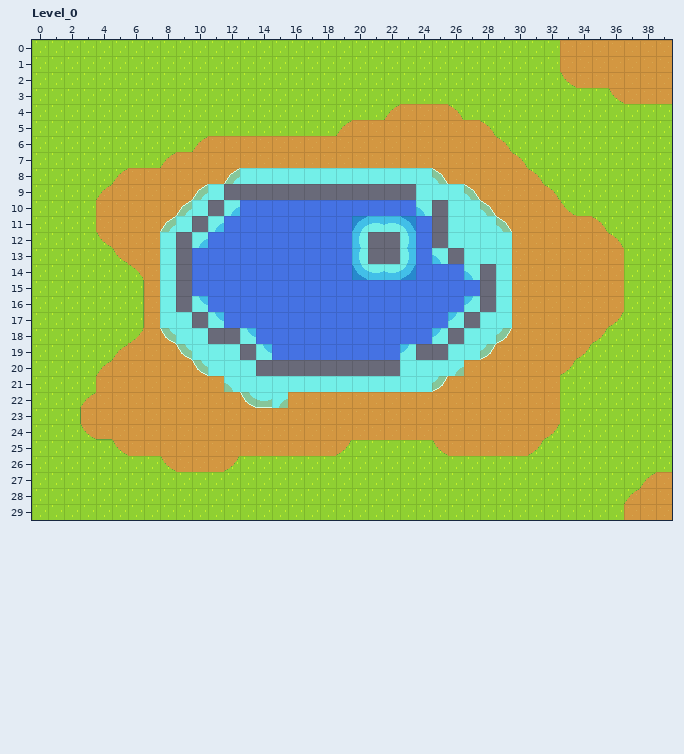
LDtk project: assets/world.ldtk. Above, as it was before the edit.
Cells are 16x16 px. Shown: Level_0 x 0..39, y 0..29.
Now the later version:
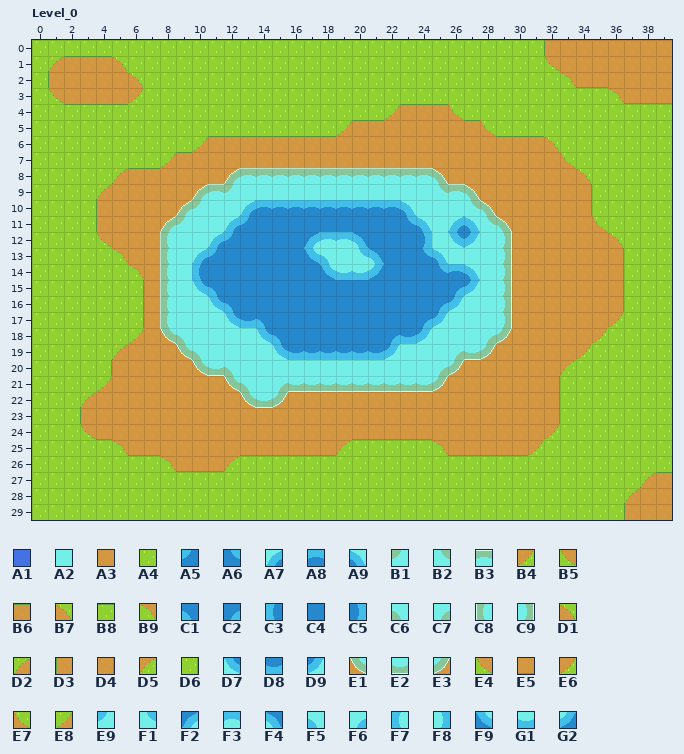
Key: from "TestTiles": A1 1, A2 2, A3 3, A4 4, A5 20, A6 21, A7 22, A8 23, A9 24, B1 25, B2 26, B3 28, B4 30, B5 31, B6 33, B7 34, B8 38, B9 39, C1 40, C2 41, C3 42, C4 43, C5 44, C6 45, C7 46, C8 47, C9 49, D1 50, D2 51, D3 52, D4 54, D5 56, D6 59, D7 62, D8 63, D9 64, E1 67, E2 68, E3 69, E4 72, E5 73, E6 74, E7 77, E8 79, E9 80, F1 81, F2 82, F3 83, F4 84, F5 100, F6 101, F7 102, F8 104, F9 122, G1 123, G2 124.
__ is an empty cell.
Tiles replaced or removed in this view: A1, A2, A3, A4, B4, B7, C6, C7, D1, D2, E4, E6, E7, E9, F1, F2, F3, F4, F5, F6, F7, F8, F9, G1, G2.
From old to new:
Changed rows in their new state; .. is an unchanged cell.
Layer "Terrain":
first column x 1:
 0 .. .. .. .. .. .. .. .. .. .. .. .. .. .. .. .. .. .. .. .. .. .. .. .. .. .. .. .. .. .. .. D3 .. .. .. .. .. .. ..
 1 D2 B6 B6 B6 D1 .. .. .. .. .. .. .. .. .. .. .. .. .. .. .. .. .. .. .. .. .. .. .. .. .. .. E4 .. .. .. .. .. .. ..
 2 D3 A3 A3 A3 A3 B7 .. .. .. .. .. .. .. .. .. .. .. .. .. .. .. .. .. .. .. .. .. .. .. .. .. .. B9 E5 E5 .. .. .. ..
 3 B5 A3 A3 A3 A3 B4 .. .. .. .. .. .. .. .. .. .. .. .. .. .. .. .. .. .. .. .. .. .. .. .. .. .. .. .. .. B9 E5 E5 E5
 4 .. B8 B8 B8 B8 .. .. .. .. .. .. .. .. .. .. .. .. .. .. .. .. E8 B6 B6 B6 E7 .. .. .. .. .. .. .. .. .. .. .. .. ..
 5 .. .. .. .. .. .. .. .. .. .. .. .. .. .. .. .. .. .. E8 B6 B6 .. .. .. .. .. B6 E7 .. .. .. .. .. .. .. .. .. .. ..
 6 .. .. .. .. .. .. .. .. .. E8 B6 B6 B6 B6 B6 B6 B6 B6 .. .. .. .. .. .. .. .. .. .. B6 B6 B6 B7 .. .. .. .. .. .. ..
 7 .. .. .. .. .. .. .. E8 B6 .. .. .. .. .. .. .. .. .. .. .. .. .. .. .. .. .. .. .. .. A3 A3 A3 E7 .. .. .. .. .. ..
 8 .. .. .. .. .. B6 B6 .. .. .. .. .. B3 B3 B3 B3 B3 B3 B3 B3 B3 B3 B3 B3 .. .. .. .. .. .. A3 A3 A3 B7 .. .. .. .. ..
 9 .. .. .. .. .. .. .. .. .. .. B3 B1 A2 A2 A2 A2 A2 A2 A2 A2 A2 A2 A2 .. B2 B3 .. .. .. .. .. A3 A3 D4 .. .. .. .. ..
10 .. .. .. D3 .. .. .. .. .. B1 A2 A2 A7 A8 A8 A8 A8 A8 A8 A8 A8 A8 A9 A2 A2 .. B2 .. .. .. .. .. A3 D4 .. .. .. .. ..
11 .. .. .. D3 .. .. .. .. B1 A2 A2 A7 A5 C4 C4 C4 C4 C4 C4 C4 C4 C4 A6 A9 A2 A7 A9 B2 .. .. .. .. .. .. E7 .. .. .. ..
12 .. .. .. .. .. .. .. C8 A2 A2 A7 A5 C4 C4 C4 C4 F2 F3 F3 F4 C4 C4 C4 C5 A2 D7 D9 .. C9 .. .. .. .. .. .. .. .. .. ..
13 .. .. .. .. B9 .. .. C8 A2 A7 A5 C4 C4 C4 C4 C4 F9 F5 A2 F1 F4 C4 C4 A6 A9 A2 .. .. C9 .. .. .. .. .. .. D4 .. .. ..
14 .. .. .. .. .. .. .. C8 A2 C3 C4 C4 C4 C4 C4 C4 C4 F9 G1 G1 G2 C4 C4 C4 A6 A8 A9 A2 C9 .. .. .. .. .. .. D4 .. .. ..
15 .. .. .. .. .. .. .. C8 A2 D7 C1 C4 C4 C4 C4 C4 C4 C4 C4 C4 C4 C4 C4 C4 C4 C2 D9 A2 C9 .. .. .. .. .. .. D4 .. .. ..
16 .. .. .. .. .. .. .. C8 A2 A2 D7 C1 C4 C4 C4 C4 C4 C4 C4 C4 C4 C4 C4 C4 C2 D9 A2 A2 C9 .. .. .. .. .. .. D4 .. .. ..
17 .. .. .. .. .. .. .. C8 .. A2 A2 D7 D8 C1 C4 C4 C4 C4 C4 C4 C4 C4 C4 C2 D9 A2 A2 .. C9 .. .. .. .. .. .. B4 .. .. ..
18 .. .. .. .. .. .. .. .. C6 .. A2 A2 A2 D7 C1 C4 C4 C4 C4 C4 C4 C2 D8 D9 A2 A2 .. C7 .. .. .. .. .. .. .. .. .. .. ..
19 .. .. .. .. .. .. .. .. .. C6 .. .. A2 A2 D7 D8 D8 D8 D8 D8 D8 D9 A2 A2 A2 C7 E2 .. .. .. .. .. .. .. .. .. .. .. ..
20 .. .. .. D6 .. .. .. .. .. .. E2 C6 .. A2 A2 A2 A2 A2 A2 A2 A2 A2 .. .. C7 E3 .. .. .. .. .. .. D5 .. .. .. .. .. ..
21 .. .. .. E8 .. .. .. .. .. .. .. E1 C6 .. C7 E2 E2 E2 E2 E2 E2 E2 E2 E2 .. .. .. .. .. .. .. D4 .. .. .. .. .. .. ..
22 .. .. .. .. .. .. .. .. .. .. .. .. .. .. E3 .. .. .. .. .. .. .. .. .. .. .. .. .. .. .. .. D4 .. .. .. .. .. .. ..
23 .. .. .. .. .. .. .. .. .. .. .. .. .. .. .. .. .. .. .. .. .. .. .. .. .. .. .. .. .. .. .. D4 .. .. .. .. .. .. ..
24 .. .. .. .. .. .. .. .. .. .. .. .. .. .. .. .. .. .. .. E5 E5 E5 E5 E5 .. .. .. .. .. .. .. .. .. .. .. .. .. .. ..
25 .. .. .. .. B9 E5 E5 .. .. .. .. .. E5 E5 E5 E5 E5 E5 D5 .. .. .. .. .. B9 E5 E5 E5 E5 E5 .. .. .. .. .. .. .. .. ..
26 .. .. .. .. .. .. .. B9 E5 E5 E5 D5 .. .. .. .. .. .. .. .. .. .. .. .. .. .. .. .. .. .. .. .. .. .. .. .. .. .. ..
27 .. .. .. .. .. .. .. .. .. .. .. .. .. .. .. .. .. .. .. .. .. .. .. .. .. .. .. .. .. .. .. .. .. .. .. .. .. .. B6
29 .. .. .. .. .. .. .. .. .. .. .. .. .. .. .. .. .. .. .. .. .. .. .. .. .. .. .. .. .. .. .. .. .. .. .. .. D3 .. ..
Where, in picture pixels (left, top, right, bottom), the same in both pictures:
changed: (48, 40, 672, 424)
changed: (112, 439, 528, 472)
changed: (656, 472, 672, 473)
changed: (624, 504, 625, 520)
